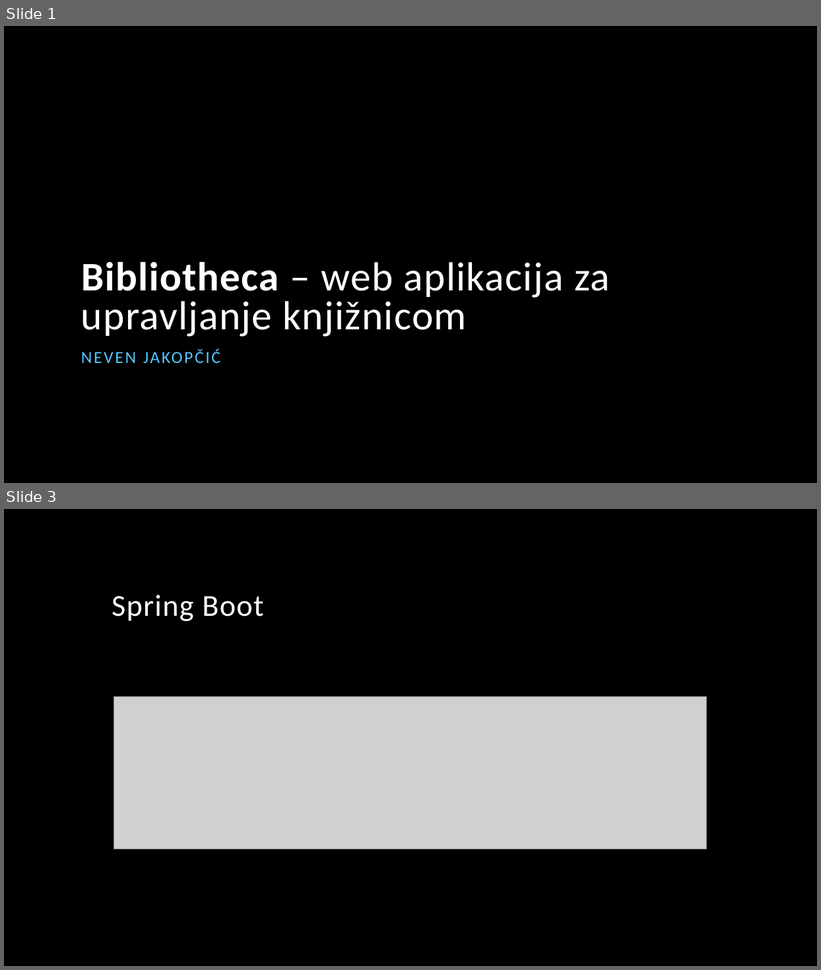
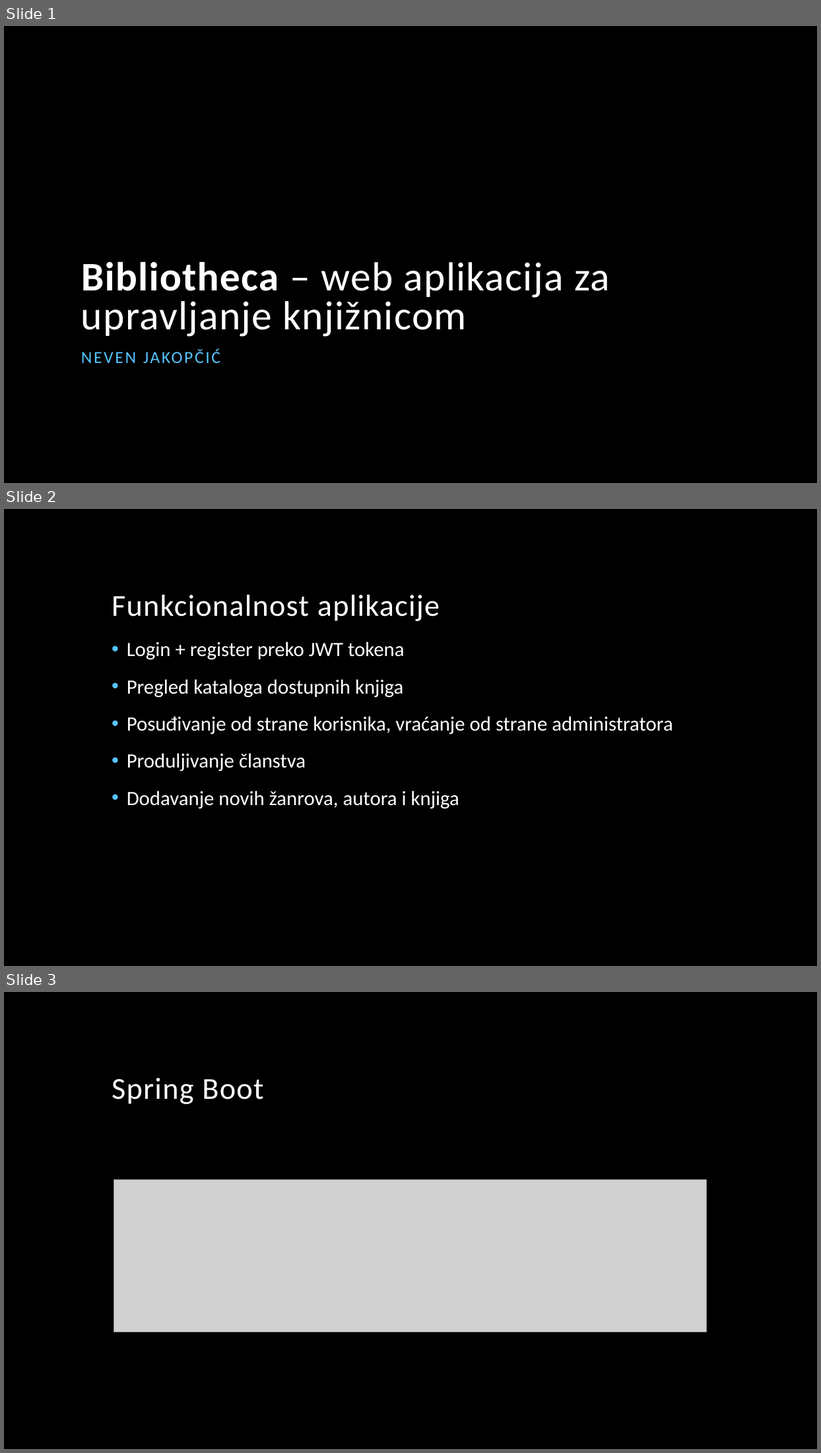
Before and after one commit to nevenjakopcic/bibliotheca, a slide deck: Bibliotheca – web aplikacija za upravljanje knjižnicom.pptx. Shown one above the other, each under a label of ours: slides 1 and 3 before the commit, slides 1, 2 and 3 after it; the slides between them are not shown. The pictures are 821x970 and 821x1453 pixels, drawn with LibreOffice and Linux fonts; fonts in the diff are those of the drawing; grey boxes stand for pictures; background and template pictures are left out. Boxes give left, top, right and bottom in pixels: in the first picture for what was removed or moved away, otherwise in the second. Text is boxed around its words. In the diff, an @@ line names an element or a change of style, - is before the commit and + after.

Commit message:
Update presentation

```diff
--- a/Bibliotheca – web aplikacija za upravljanje knjižnicom.pptx
+++ b/Bibliotheca – web aplikacija za upravljanje knjižnicom.pptx
@@ slide 2 added at [4, 509, 817, 966], background picture (left out) @@
@@ title added at [112, 595, 440, 621], 36 pt, text #FFFFFF @@
+Funkcionalnost aplikacije
@@ text added at [127, 642, 673, 809], 24 pt, text #FFFFFF @@
+• Login + register preko JWT tokena
+• Pregled kataloga dostupnih knjiga
+• Posuđivanje od strane korisnika, vraćanje od strane administratora
+• Produljivanje članstva
+• Dodavanje novih žanrova, autora i knjiga
```
